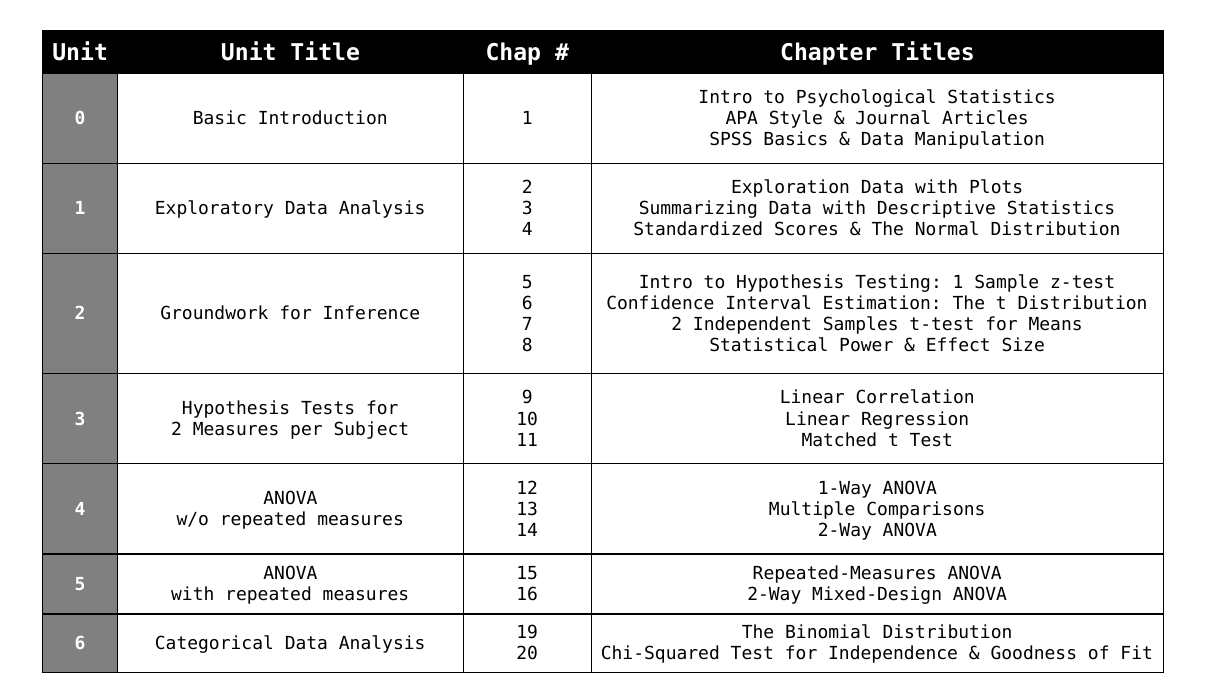
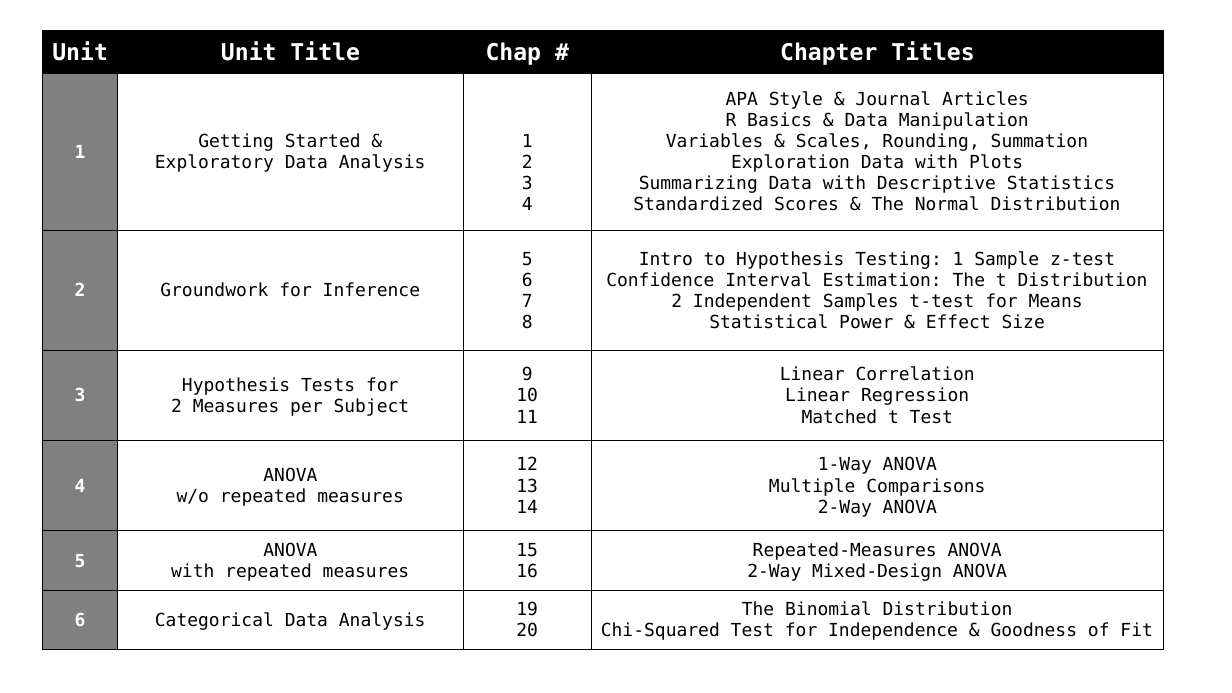
Before and after one commit to CEHS-research/PSY-6600_public, a slide deck: slide 3 of slides/ch0_cohen_textbook_4ed.pptx. Drawn at 1232x693 pixels with LibreOffice and Linux fonts; fonts in the diff are those of the drawing. Boxes give left, top, right and bottom in pixels: in the first picture for what was removed or moved away, otherwise in the second. Text is boxed around its words. In the diff, an @@ line names an element or a change of style, - is before the commit and + after.

Commit message:
updated ch 0 slides

```diff
--- a/slides/ch0_cohen_textbook_4ed.pptx
+++ b/slides/ch0_cohen_textbook_4ed.pptx
@@ table at <box>43,30,1165,649</box> @@
-row 2: 0 | Basic Introduction | 1 | Intro to Psychological Statistics / APA Style & Journal Articles / SPSS Basics & Data Manipulation
-row 3: 1 | Exploratory Data Analysis | 2 / 3 / 4 | Exploration Data with Plots / Summarizing Data with Descriptive Statistics / Standardized Scores & The Normal Distribution
+row 2: 1 | Getting Started & / Exploratory Data Analysis | 1 / 2 / 3 / 4 | APA Style & Journal Articles / R Basics & Data Manipulation / Variables & Scales, Rounding, Summation / Exploration Data with Plots / Summarizing Data with Descriptive Statistics / Standardized Scores & The Normal Distribution
```
Also in this commit, not shown: 1 other file.
